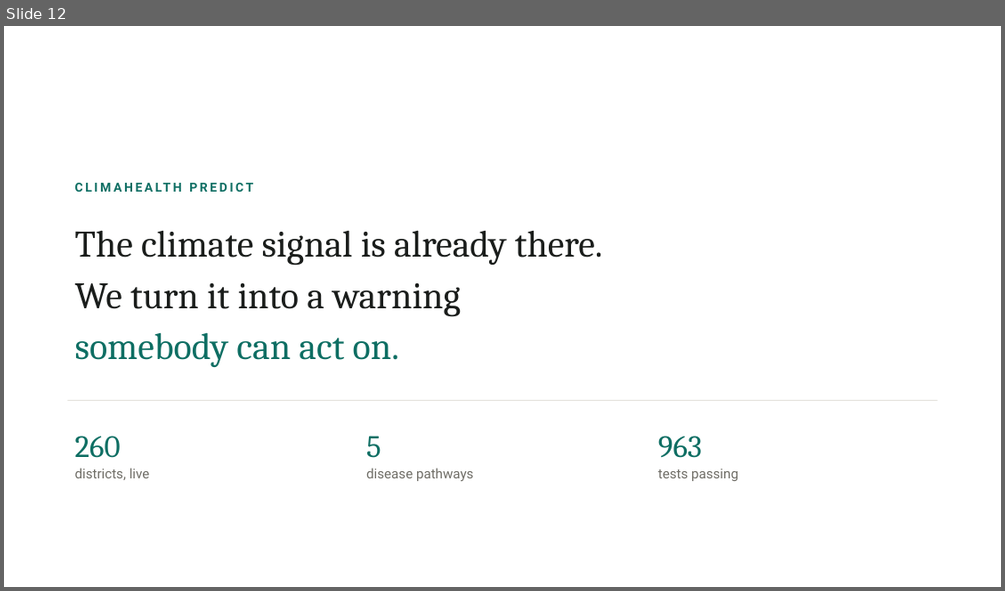
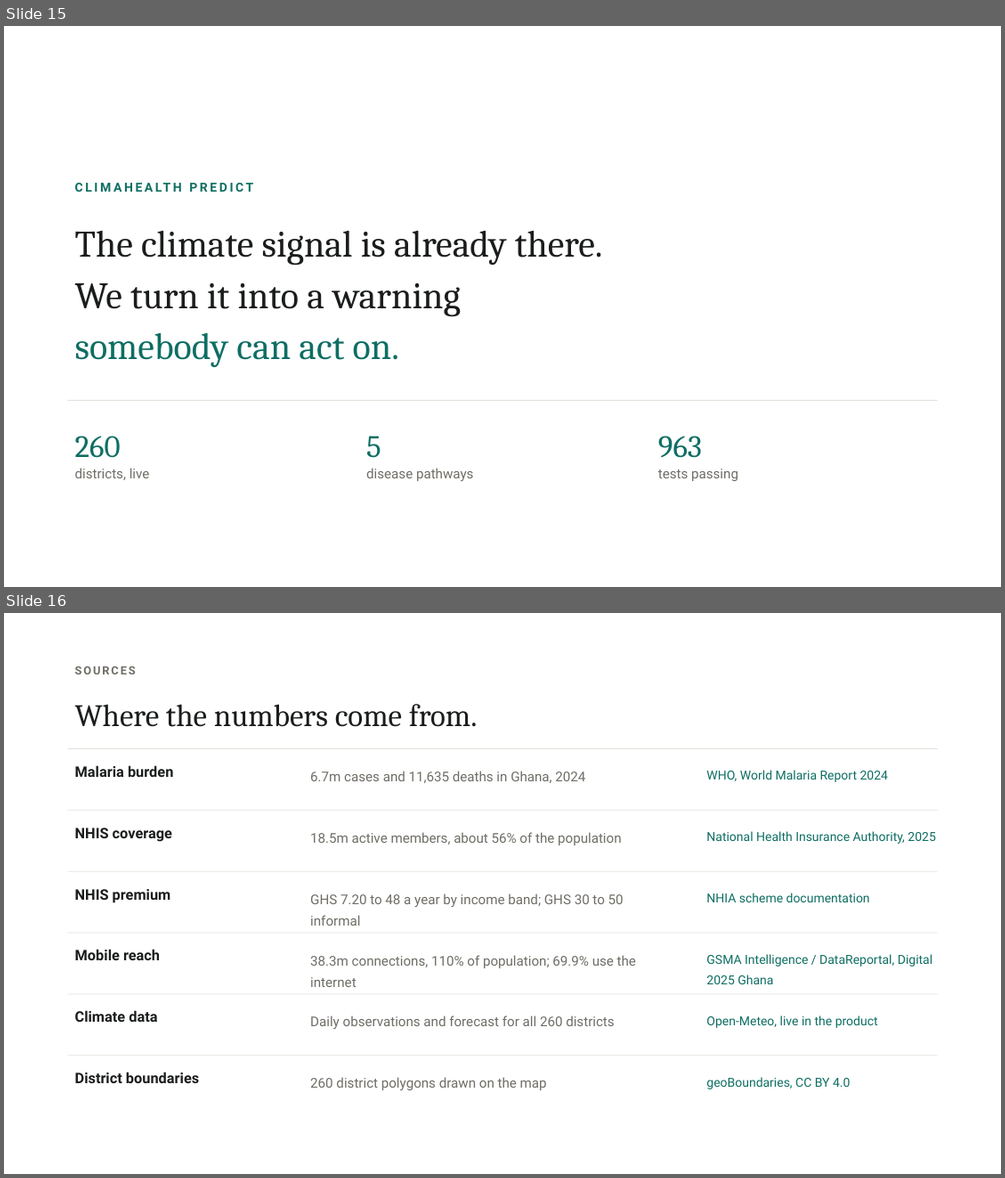
Before and after one commit to Joeboy77/ClimateHealth, a slide deck: deck/ClimaHealth-Predict.pptx. Shown one above the other, each under a label of ours: slide 12 before the commit, slides 15 and 16 after it. The pictures are 1005x591 and 1005x1178 pixels, drawn with LibreOffice and Linux fonts; fonts in the diff are those of the drawing. Boxes give left, top, right and bottom in pixels: in the first picture for what was removed or moved away, otherwise in the second. Text is boxed around its words. In the diff, an @@ line names an element or a change of style, - is before the commit and + after.

```diff
--- a/deck/ClimaHealth-Predict.pptx
+++ b/deck/ClimaHealth-Predict.pptx
@@ slide 16 added at bbox=[4, 613, 1001, 1174], background #FFFFFF @@
@@ text added at bbox=[75, 666, 136, 674], 11 pt, text #6F6D66, bold @@
+SOURCES
@@ text added at bbox=[75, 704, 477, 727], 30 pt, text #1A1D1B @@
+Where the numbers come from.
@@ rectangle added at bbox=[67, 748, 938, 749], fill #E4E2DC @@
@@ text added at bbox=[75, 765, 173, 777], 14 pt, text #1A1D1B, bold @@
+Malaria burden
@@ text added at bbox=[310, 771, 585, 783], 13 pt, text #6F6D66 @@
+6.7m cases and 11,635 deaths in Ghana, 2024
@@ text added at bbox=[706, 770, 888, 782], 12 pt, text #0E6E63 @@
+WHO, World Malaria Report 2024
@@ rectangle added at bbox=[67, 810, 938, 811], fill #E4E2DC @@
@@ text added at bbox=[75, 827, 172, 842], 14 pt, text #1A1D1B, bold @@
+NHIS coverage
@@ text added at bbox=[310, 832, 621, 845], 13 pt, text #6F6D66 @@
+18.5m active members, about 56% of the population
@@ text added at bbox=[706, 831, 935, 844], 12 pt, text #0E6E63 @@
+National Health Insurance Authority, 2025
@@ rectangle added at bbox=[67, 871, 938, 872], fill #E4E2DC @@
@@ text added at bbox=[75, 889, 171, 903], 14 pt, text #1A1D1B, bold @@
+NHIS premium
@@ text added at bbox=[310, 893, 623, 925], 13 pt, text #6F6D66 @@
+GHS 7.20 to 48 a year by income band; GHS 30 to 50 informal
@@ text added at bbox=[706, 892, 870, 902], 12 pt, text #0E6E63 @@
+NHIA scheme documentation
@@ rectangle added at bbox=[67, 933, 938, 933], fill #E4E2DC @@
@@ text added at bbox=[75, 949, 160, 960], 14 pt, text #1A1D1B, bold @@
+Mobile reach
@@ text added at bbox=[310, 955, 636, 987], 13 pt, text #6F6D66 @@
+38.3m connections, 110% of population; 69.9% use the internet
@@ text added at bbox=[706, 954, 932, 984], 12 pt, text #0E6E63 @@
+GSMA Intelligence / DataReportal, Digital 2025 Ghana
@@ rectangle added at bbox=[67, 994, 938, 995], fill #E4E2DC @@
@@ text added at bbox=[75, 1010, 157, 1022], 14 pt, text #1A1D1B, bold @@
+Climate data
@@ text added at bbox=[310, 1015, 615, 1029], 13 pt, text #6F6D66 @@
+Daily observations and forecast for all 260 districts
@@ text added at bbox=[706, 1015, 878, 1028], 12 pt, text #0E6E63 @@
+Open-Meteo, live in the product
@@ rectangle added at bbox=[67, 1055, 938, 1055], fill #E4E2DC @@
@@ text added at bbox=[75, 1071, 199, 1083], 14 pt, text #1A1D1B, bold @@
+District boundaries
@@ text added at bbox=[310, 1077, 547, 1090], 13 pt, text #6F6D66 @@
+260 district polygons drawn on the map
@@ text added at bbox=[706, 1077, 850, 1089], 12 pt, text #0E6E63 @@
+geoBoundaries, CC BY 4.0
@@ what was slide 12 is now slide 15 @@
```
Also in this commit, not shown: 4 slides changed, 4 other slides added, 1 slide removed, 18 other files.
